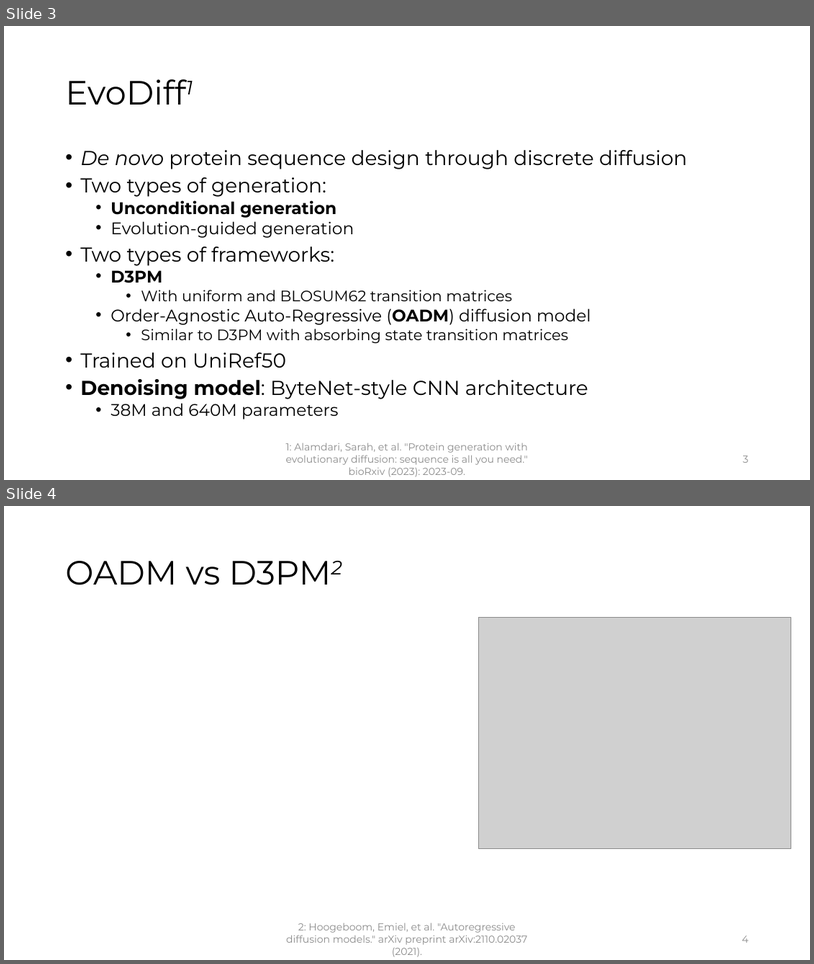
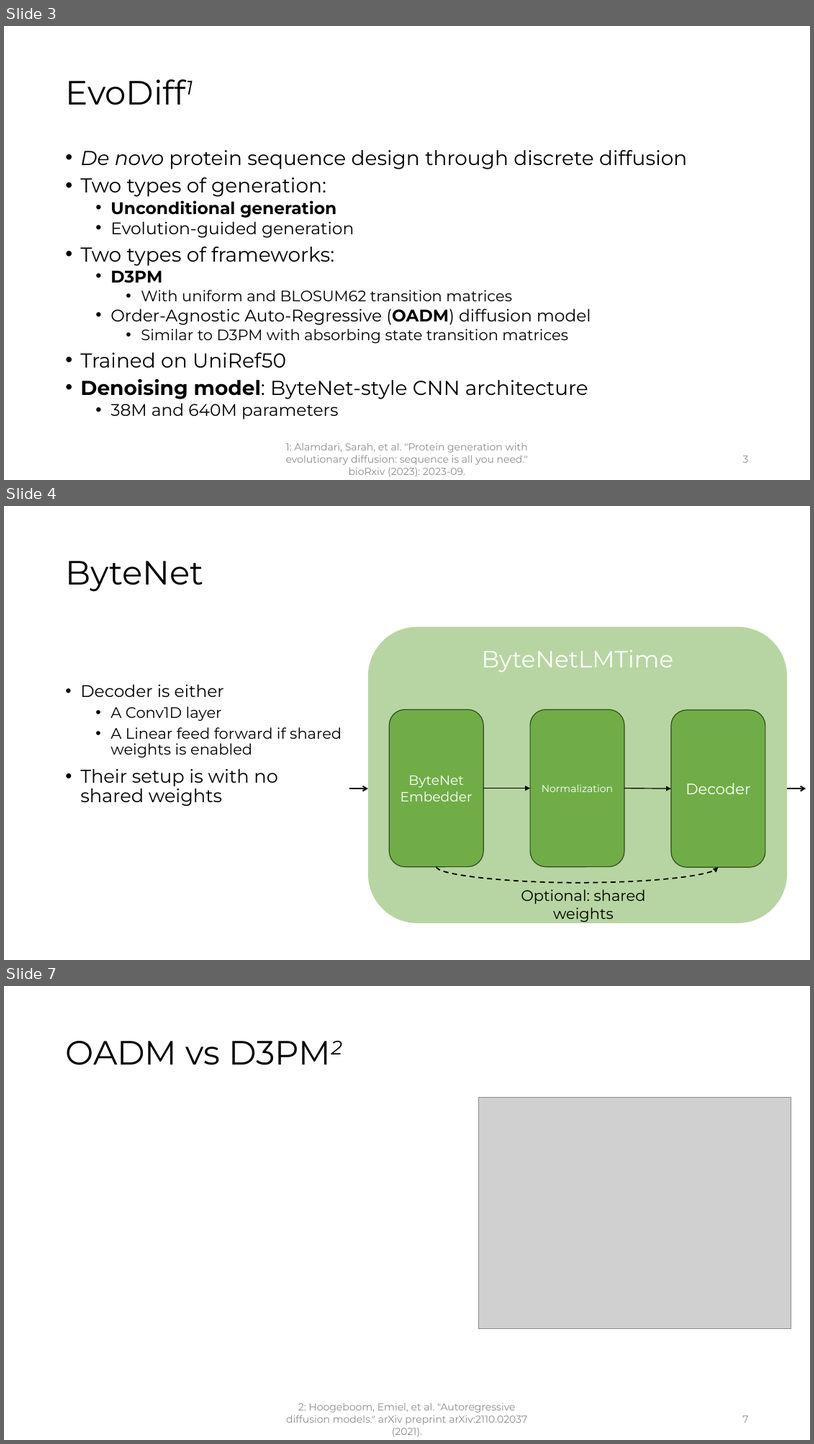
Before and after one commit to gadmiraal/Generative-AI-for-bio-molecule-design-notes, a slide deck: Master Thesis/Weekly updates/Weekly_Update_24.pptx. Shown one above the other, each under a label of ours: slides 3 and 4 before the commit, slides 3, 4 and 7 after it; the slides between them are not shown. The pictures are 814x964 and 814x1444 pixels, drawn with LibreOffice and Linux fonts; fonts in the diff are those of the drawing; grey boxes stand for pictures. Boxes give left, top, right and bottom in pixels: in the first picture for what was removed or moved away, otherwise in the second. Text is boxed around its words. In the diff, an @@ line names an element or a change of style, - is before the commit and + after.

```diff
--- a/Master Thesis/Weekly updates/Weekly_Update_24.pptx
+++ b/Master Thesis/Weekly updates/Weekly_Update_24.pptx
@@ slide 4 added at (4, 506, 810, 960), background #FFFFFF @@
@@ title added at (65, 561, 203, 592), 40 pt, text #000000 @@
+ByteNet
@@ rounded rectangle added at (368, 627, 787, 924), fill #70AD47 at 50% opacity, 28 pt, text #FFFFFF @@
+ByteNetLMTime
@@ text added at (80, 684, 342, 806), 18 pt, text #000000 @@
+• Decoder is either
+  • A Conv1D layer
+  • A Linear feed forward if shared weights is enabled
+• Their setup is with no shared weights
@@ rounded rectangle added at (389, 709, 484, 867), fill #70AD47, outline #314C1F 1 pt, 16 pt, text #FFFFFF @@
+ByteNet
+Embedder
@@ rounded rectangle added at (530, 709, 625, 867), fill #70AD47, outline #314C1F 1 pt, 12 pt, text #FFFFFF @@
+Normalization
@@ rounded rectangle added at (672, 710, 766, 867), fill #70AD47, outline #314C1F 1 pt, 18 pt, text #FFFFFF @@
+Decoder
@@ arrow added from (350, 788) to (368, 788), #000000 1.5 pt @@
@@ arrow added from (484, 788) to (530, 788), #000000 1 pt @@
@@ arrow added from (625, 788) to (672, 788), #000000 1 pt @@
@@ arrow added from (787, 788) to (806, 788), #000000 1.5 pt @@
@@ curved arrow added from (437, 867) to (718, 867), #000000 1.5 pt dashed @@
@@ text added at (521, 889, 646, 921), 18 pt, text #000000 @@
+Optional: shared weights
@@ what was slide 4 is now slide 7 @@
@@ page number at (743, 1415, 748, 1422): text changed @@
-4
+7
```
Also in this commit, not shown: 4 slides changed, 16 other slides added, 2 slides removed, 1 other file.
